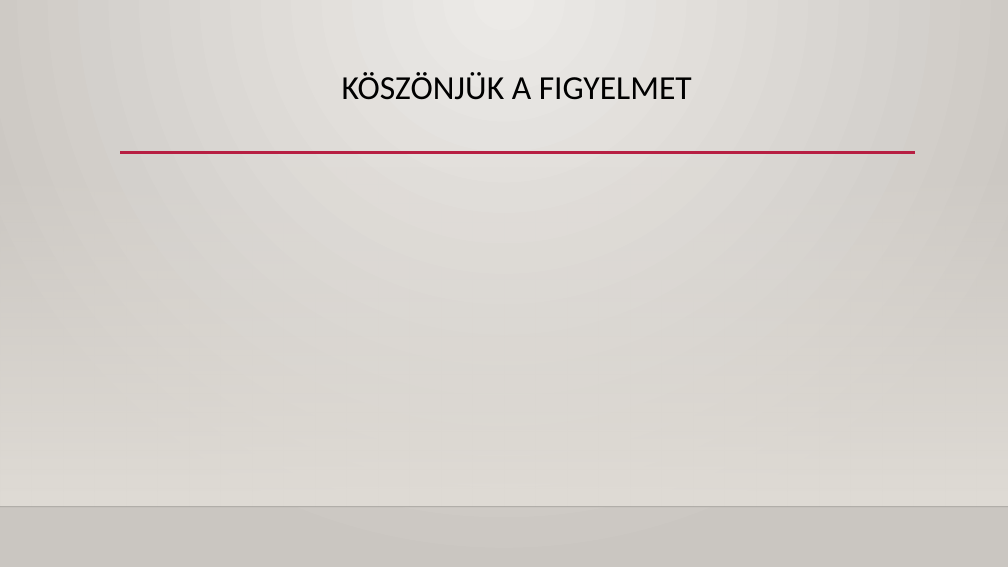
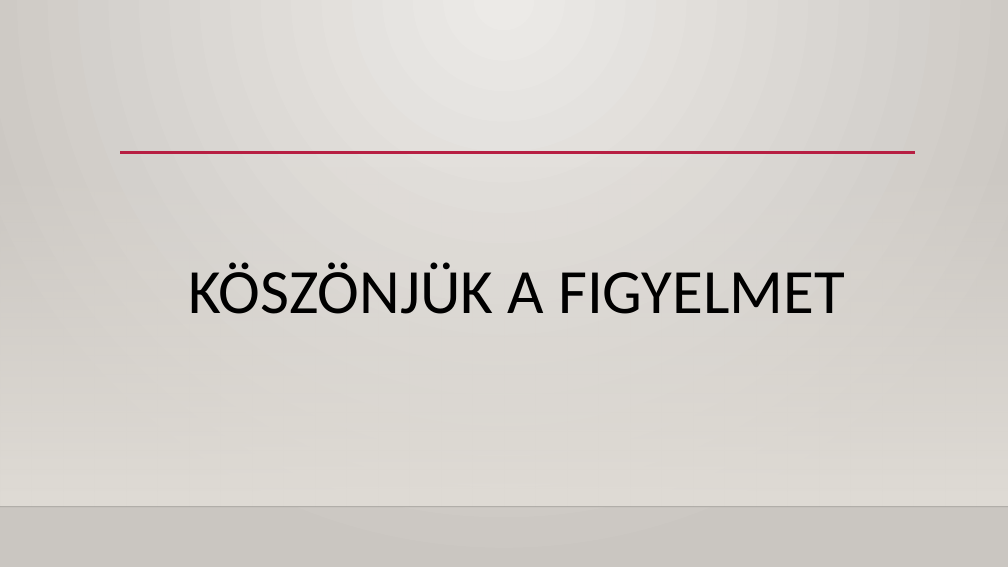
Before and after one commit to GerencserOliver/Proj1-Furdo-10A_D, a slide deck: slide 8 of Proj1-Furdo-10A_D.pptx. Drawn at 1008x567 pixels with LibreOffice and Linux fonts; fonts in the diff are those of the drawing; background and template pictures are left out. Boxes give left, top, right and bottom in pixels: in the first picture for what was removed or moved away, otherwise in the second. Text is boxed around its words. In the diff, an @@ line names an element or a change of style, - is before the commit and + after.

```diff
--- a/Proj1-Furdo-10A_D.pptx
+++ b/Proj1-Furdo-10A_D.pptx
@@ title "KÖSZÖNJÜK A FIGYELMET": place and size @@
-title "KÖSZÖNJÜK A FIGYELMET" at box(342, 72, 692, 100)
+title "KÖSZÖNJÜK A FIGYELMET" at box(189, 262, 845, 314)
@@ title "KÖSZÖNJÜK A FIGYELMET" at box(189, 262, 845, 314): size 32 to 60 pt @@
```
Also in this commit, not shown: 1 other slide changed.
